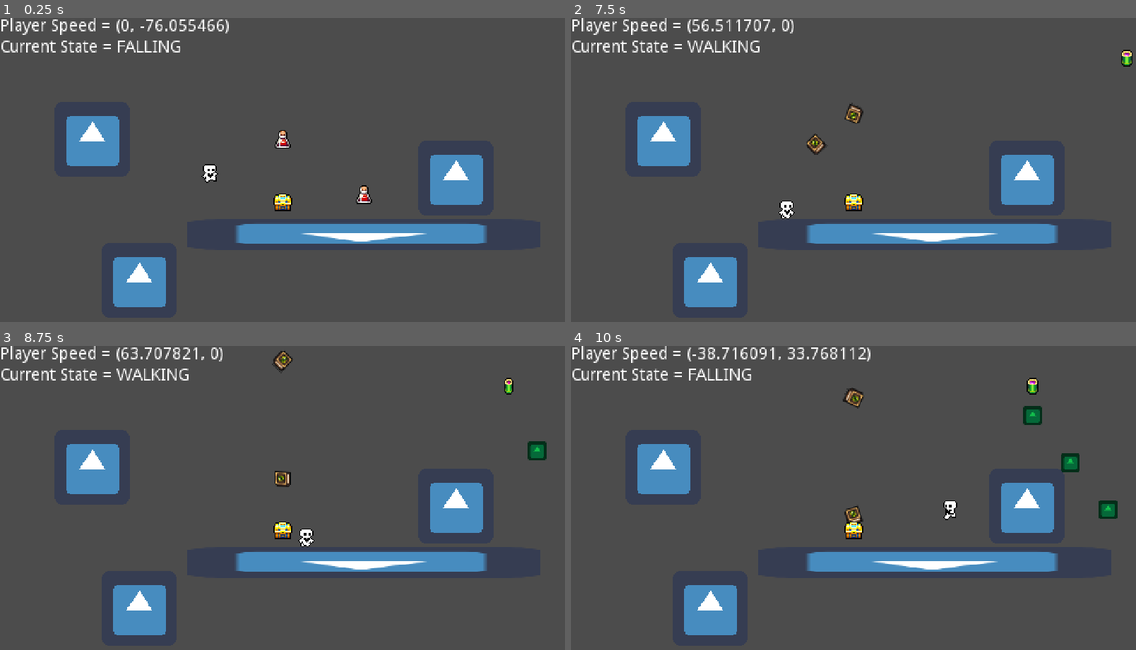
Above: before the commit, frames 1-4 (two rows, left to right).
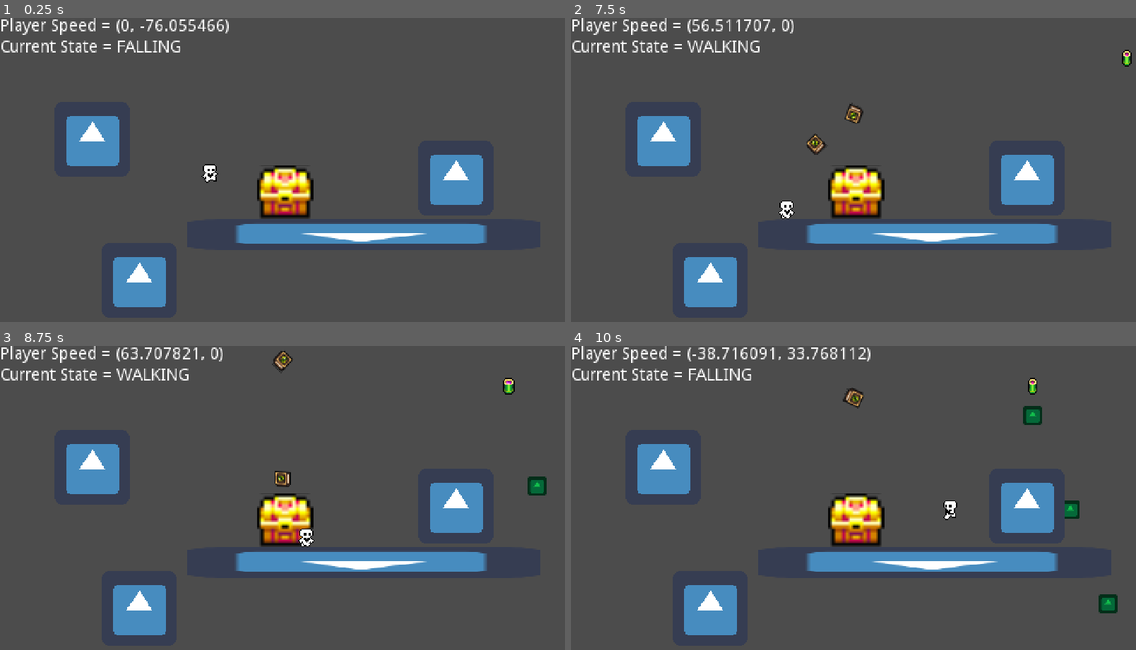
Above: after the commit, the same moments.

Repository: OldxAge/Math-Blaster-Remaster
Game: Godot game, scene res://scenes/game/game_world.tscn
The game is run twice, just before and just after one commit, with the same random seed, the same clock (stepped at 60 frames per second) and the same inputs. The engine's default icon, where the game draws it, is replaced by a stand-in: a white triangle on a blue panel in a dark square.
Inputs:
- Up to frame 1 (0.25 s): no input
- Up to frame 2 (7.5 s): hold Right (move_right) 0.53-2.03 s; tap Space (jump) at 0.77, 1.52, 3.02, 3.77, 4.52, 6.02, 6.77 s; hold Left (move_left) 2.03-2.78 s; hold Right (move_right) 2.78-4.28 s; hold Left (move_left) 4.28-5.03 s; hold Right (move_right) 5.03-5.78 s; hold Left (move_left) 5.78-7.28 s; hold Right (move_right) from 7.28 s (still down)
- Up to frame 3 (8.75 s): keep holding Right (move_right); tap Space (jump) at 7.52 s
- Up to frame 4 (10 s): tap Space (jump) at 9.02, 9.77 s; release Right (move_right) at 9.53 s; hold Left (move_left) from 9.53 s (still down)

The runs differ from the first frame. In frame 1, 1.8% of the frame differs, in the area x 45-66%, y 36-66%; in frame 2, 1.6%; in frame 3, 1.9%; in frame 4, 2.4%, in the area x 45-97%, y 10-88%.

Commit message:
Added Ship and Cleanup
Ship is now added, takes damaged from ENY and has health which depletes on hits.
Removed extra BulletSpawner and Fuel Cells from gameworld.
Fuel Cells now queque free on pickup

Diff:
--- /dev/null
+++ b/Math Blaster Remaster/Ship.gd
@@ -0,0 +1,20 @@
+extends Area2D
+
+var hazardType = -1
+var health = 100
+
+func _on_Ship_area_entered(area: Area2D) -> void:
+
+	if area.hazardType != hazardType:
+		print("Damaged. Health at " + str(health))
+		health -= 10
+	if health <= 0:
+		visible = false
+
+
+func _on_Ship_body_entered(body: Node) -> void:
+	body.ship_clickable = true
+
+
+func _on_Ship_body_exited(body: Node) -> void:
+	body.ship_clickable = false
--- a/Math Blaster Remaster/scenes/game/characters/player.gd
+++ b/Math Blaster Remaster/scenes/game/characters/player.gd
@@ -35,6 +35,7 @@
 var _can_jump
 var _can_hover
 var _can_climb
+var ship_clickable = false
 
 var _playerInventory := []
 var hazardType = -1
--- a/Math Blaster Remaster/scenes/game/game_world.tscn
+++ b/Math Blaster Remaster/scenes/game/game_world.tscn
@@ -1,26 +1,11 @@
-[gd_scene load_steps=11 format=2]
+[gd_scene load_steps=7 format=2]
 
 [ext_resource path="res://scenes/game/characters/player.tscn" type="PackedScene" id=1]
 [ext_resource path="res://scenes/game/game_world.gd" type="Script" id=2]
 [ext_resource path="res://scenes/_debug/debug_info.tscn" type="PackedScene" id=3]
 [ext_resource path="res://scenes/game/levels/platform.tscn" type="PackedScene" id=4]
-[ext_resource path="res://scenes/game/items/fuel_cell/FuelCell.tscn" type="PackedScene" id=5]
-[ext_resource path="res://scenes/game/weapons/BulletSpawner.tscn" type="PackedScene" id=6]
 [ext_resource path="res://scenes/game/levels/HazardSpawner.tscn" type="PackedScene" id=7]
-[ext_resource path="res://assets/sprites/chests.png" type="Texture" id=8]
-
-[sub_resource type="AtlasTexture" id=1]
-flags = 4
-atlas = ExtResource( 8 )
-region = Rect2( 112, 64, 16, 16 )
-
-[sub_resource type="SpriteFrames" id=2]
-animations = [ {
-"frames": [ SubResource( 1 ) ],
-"loop": true,
-"name": "default",
-"speed": 5.0
-} ]
+[ext_resource path="res://scenes/game/levels/Ship.tscn" type="PackedScene" id=8]
 
 [node name="Game" type="Node2D"]
 script = ExtResource( 2 )
@@ -58,24 +43,11 @@
 [node name="Player" parent="." instance=ExtResource( 1 )]
 position = Vector2( -62, 27 )
 
-[node name="FuelCell" parent="." instance=ExtResource( 5 )]
-position = Vector2( 0, -44 )
-
-[node name="FuelCell2" parent="." instance=ExtResource( 5 )]
-position = Vector2( 69, 14 )
-shape = 1
-color = 5
-
 [node name="HazardSpawner" parent="." instance=ExtResource( 7 )]
 position = Vector2( 0, -141 )
 
-[node name="BulletSpawner" parent="." instance=ExtResource( 6 )]
-position = Vector2( 404, -297 )
-
-[node name="PlayerShip" type="Node2D" parent="."]
-position = Vector2( 0, 21 )
-
-[node name="Sprite" type="AnimatedSprite" parent="PlayerShip"]
-frames = SubResource( 2 )
-
-[connection signal="ready" from="PlayerShip" to="." method="_on_PlayerShip_ready"]
+[node name="Ship" parent="." instance=ExtResource( 8 )]
+position = Vector2( 2, 14 )
+z_index = -3
+collision_layer = 32
+collision_mask = 26
--- a/Math Blaster Remaster/scenes/game/items/fuel_cell/FuelCell.gd
+++ b/Math Blaster Remaster/scenes/game/items/fuel_cell/FuelCell.gd
@@ -20,7 +20,4 @@
 	var _item = Item.new()
 	_item.addContent(shape, color, content)
 	body.addFuelToInventory(_item)
-
-func removeFuelCell(_position: Vector2):
-	visible = false
-	position = _position
+	queue_free()
--- /dev/null
+++ b/Math Blaster Remaster/scenes/game/levels/Ship.tscn
@@ -0,0 +1,35 @@
+[gd_scene load_steps=6 format=2]
+
+[ext_resource path="res://Ship.gd" type="Script" id=1]
+[ext_resource path="res://assets/sprites/chests.png" type="Texture" id=2]
+
+[sub_resource type="RectangleShape2D" id=1]
+extents = Vector2( 8, 7.5 )
+
+[sub_resource type="AtlasTexture" id=2]
+flags = 4
+atlas = ExtResource( 2 )
+region = Rect2( 112, 80, 16, 16 )
+
+[sub_resource type="SpriteFrames" id=3]
+animations = [ {
+"frames": [ SubResource( 2 ) ],
+"loop": true,
+"name": "default",
+"speed": 5.0
+} ]
+
+[node name="Ship" type="Area2D"]
+scale = Vector2( 3, 3 )
+script = ExtResource( 1 )
+
+[node name="CollisionShape2D" type="CollisionShape2D" parent="."]
+position = Vector2( 0, -0.5 )
+shape = SubResource( 1 )
+
+[node name="AnimatedSprite" type="AnimatedSprite" parent="."]
+frames = SubResource( 3 )
+
+[connection signal="area_entered" from="." to="." method="_on_Ship_area_entered"]
+[connection signal="body_entered" from="." to="." method="_on_Ship_body_entered"]
+[connection signal="body_exited" from="." to="." method="_on_Ship_body_exited"]
--- a/Math Blaster Remaster/scenes/game/levels/alien/Alien.gd
+++ b/Math Blaster Remaster/scenes/game/levels/alien/Alien.gd
@@ -39,5 +39,4 @@
 
 func _on_ShootTimer_timeout() -> void:
 	BulletSpawner.spawnBullet($FirePoint.get_global_position(), hazardType)
-	print("Alien Shooting")
 	#shootLaser Shoot solid line all the way to the ground
--- a/Math Blaster Remaster/scenes/game/levels/alien/Alien.tscn
+++ b/Math Blaster Remaster/scenes/game/levels/alien/Alien.tscn
@@ -44,6 +44,7 @@
 
 [node name="AnimatedSprite" type="AnimatedSprite" parent="."]
 frames = SubResource( 3 )
+frame = 2
 playing = true
 
 [node name="ShootTimer" type="Timer" parent="."]
--- a/Math Blaster Remaster/scenes/game/weapons/Bullet.gd
+++ b/Math Blaster Remaster/scenes/game/weapons/Bullet.gd
@@ -14,7 +14,6 @@
 
 
 func _on_Bullet_body_entered(body: Node) -> void:
-	print("blammo" + str(body.name))
 	if body.hazardType != hazardType:
 		queue_free()
 
--- a/Math Blaster Remaster/scenes/game/weapons/BulletSpawner.gd
+++ b/Math Blaster Remaster/scenes/game/weapons/BulletSpawner.gd
@@ -2,7 +2,7 @@
 
 
 onready var bullet_scene = preload("res://scenes/game/weapons/Bullet.tscn")
-export var _bullet_speed: int = 40
+export var _bullet_speed: int = 80
 
 
 func spawnBullet(_firePoint: Vector2, _bulletOwner: int):
